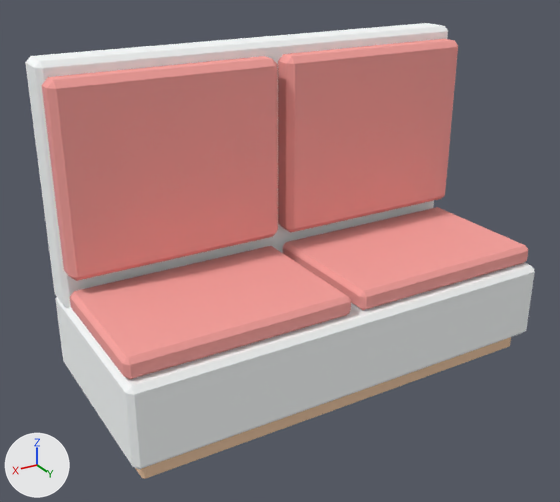
The glTF model assets/made/diner/diner_booth.glb, before and after one commit.
The view is the same before and after, from a 50 mm camera at (0.77, 1.188, 0.867) aimed at (0.036, -0.036, 0.255). Lighting does not change. The marker at lower left points along +X, +Y and +Z. The picture after the commit comes second. Where no turn or scale is listed for an object, it has been applied to the vertices. Vertices at exactly the same position are counted once.

The first picture shows 'Left back cushion', 'Left seat cushion', 'Padded bench base', 'Right back cushion', 'Right seat cushion', 'Tall back shell', 'Wood foot plinth'.
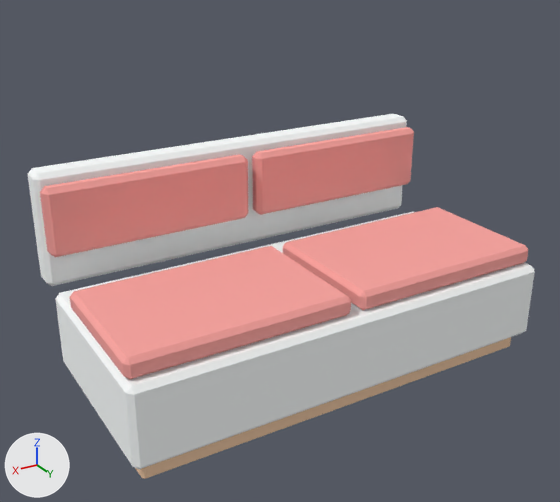
The newer file is also turned or shifted as a whole; pictures and numbers use the older file's frame.

Pixel boxes [x1, y1, x2, y2] of what changed, in the pictures (560 x 502 px; the box of a moved part takes in the faces that stretch with it):
'Right back cushion', reshaped (12% narrower, 54% shorter)
    before: [42, 56, 278, 281]
    after: [40, 154, 248, 257]
'Left back cushion', reshaped (10% narrower, 54% shorter)
    before: [278, 39, 458, 232]
    after: [252, 127, 414, 215]
'Tall back shell', reshaped (10% narrower, 40% shorter)
    before: [25, 23, 448, 308]
    after: [27, 114, 407, 286]
part 3 of me_cube_003, moved or reshaped
    before: [35, 26, 448, 68]
    after: [33, 117, 407, 180]
part 4 of me_cube_003, moved or reshaped
    before: [35, 31, 448, 308]
    after: [33, 121, 407, 286]
part 5 of me_cube_003, moved or reshaped
    before: [25, 23, 443, 303]
    after: [27, 114, 403, 278]
part 6 of me_cube_003, moved or reshaped
    before: [25, 63, 64, 306]
    after: [28, 180, 46, 282]

Diff of the bpy script that builds the scene:
```diff
--- a/assets/made/diner/diner_booth.glb.py
+++ b/assets/made/diner/diner_booth.glb.py
@@ me_cube_005 @@
 # used by ob_left_back_cushion; location = (-0.227, -0.104, 0.445)
-me_cube_005.from_pydata(...)  # 24 vertices, 44 faces; spans x -0.218..0.218, y -0.027..0.027, z -0.18..0.18
+me_cube_005.from_pydata(...)  # 24 vertices, 44 faces; spans x -0.218..0.218, y -0.134..-0.099, z -0.18..-0.04
+# me_cube_005 part 1: 24 of 24 vertices moved; they spanned x -0.218..0.218, y -0.027..0.027, z -0.18..0.18 and now span x -0.218..0.218, y -0.134..-0.099, z -0.18..-0.04; mean shift (0.0, -0.116, -0.11)
 me_cube_005.materials.append(mat_carpet)
@@ me_cube_007 @@
 # used by ob_right_back_cushion; location = (0.227, -0.104, 0.445)
-me_cube_007.from_pydata(...)  # 24 vertices, 44 faces; spans x -0.218..0.218, y -0.027..0.027, z -0.18..0.18
+me_cube_007.from_pydata(...)  # 24 vertices, 44 faces; spans x -0.218..0.218, y -0.134..-0.099, z -0.18..-0.04
+# me_cube_007 part 2: 24 of 24 vertices moved; they spanned x -0.218..0.218, y -0.027..0.027, z -0.18..0.18 and now span x -0.218..0.218, y -0.134..-0.099, z -0.18..-0.04; mean shift (0.0, -0.116, -0.11)
 me_cube_007.materials.append(mat_carpet)
@@ me_cube_003 @@
 # used by ob_tall_back_shell; location = (0.0, -0.16, 0.42)
-me_cube_003.from_pydata(...)  # 24 vertices, 44 faces; spans x -0.45..0.45, y -0.04..0.04, z -0.23..0.23
+me_cube_003.from_pydata(...)  # 24 vertices, 44 faces; spans x -0.45..0.45, y -0.138..-0.078, z -0.23..0.005
+# me_cube_003 part 3: all 6 vertices in x -0.45..0.45, y 0.03..0.04, z 0.22..0.23 are moved by (0.0, -0.118, -0.225)
+# me_cube_003 part 4: all 6 vertices in x -0.45..0.45, y 0.03..0.04, z -0.23..-0.22 are moved by (0.0, -0.118, 0.0)
+# me_cube_003 part 5: all 6 vertices in x -0.45..0.45, y -0.04..-0.03, z 0.22..0.23 are moved by (0.0, -0.098, -0.225)
+# me_cube_003 part 6: all 6 vertices in x -0.45..0.45, y -0.04..-0.03, z -0.23..-0.22 are moved by (0.0, -0.098, 0.0)
 me_cube_003.materials.append(mat_carpetwhite)
```
